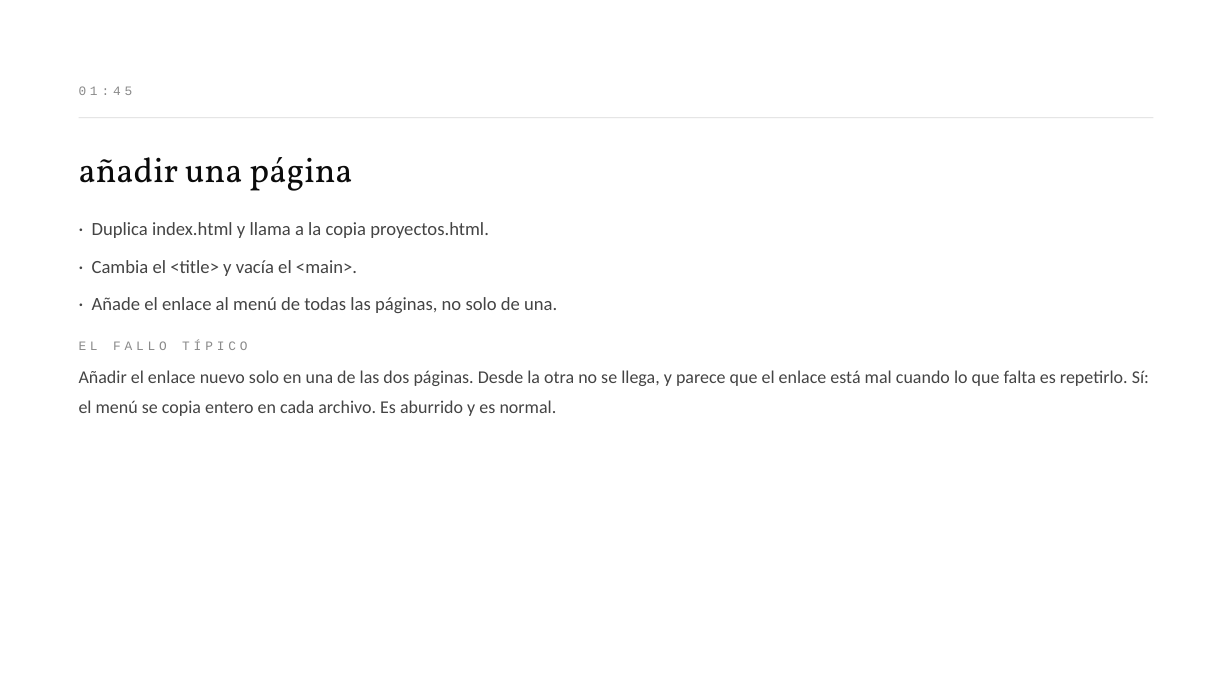
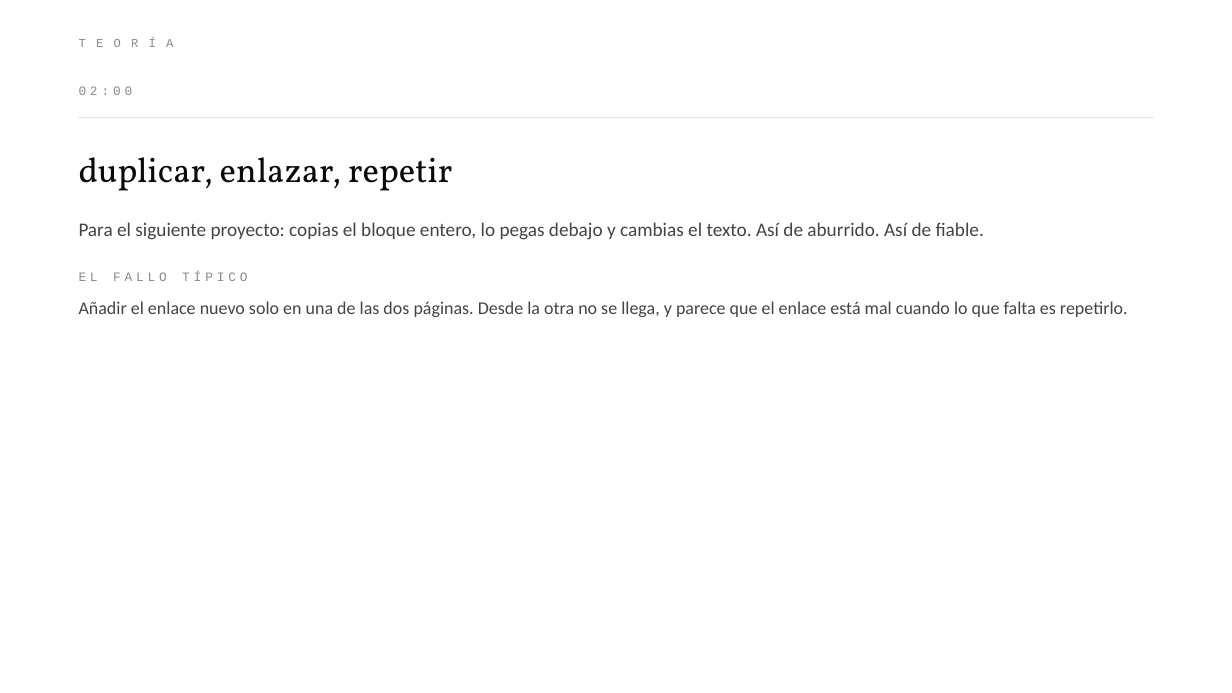
Before and after one commit to meowrhino/tallerEscocesa, a slide deck: slide 31 of presentaciones/Sesion-1-HTML.pptx (slide 30 before the commit). Drawn at 1232x693 pixels with LibreOffice and Linux fonts; fonts in the diff are those of the drawing. Boxes give left, top, right and bottom in pixels: in the first picture for what was removed or moved away, otherwise in the second. Text is boxed around its words. In the diff, an @@ line names an element or a change of style, - is before the commit and + after.

```diff
--- a/presentaciones/Sesion-1-HTML.pptx
+++ b/presentaciones/Sesion-1-HTML.pptx
@@ text added at (79,31,1153,54), 9.5 pt, text #8A8A8A @@
+TEORÍA
@@ text at (79,86,133,95): text changed @@
-01:45
+02:00
@@ text at (79,157,452,191): text changed @@
-añadir una página
+duplicar, enlazar, repetir
@@ text at (79,222,984,240): text changed; size 14.5 to 15 pt @@
-· Duplica index.html y llama a la copia proyectos.html.
-· Cambia el <title> y vacía el <main>.
-· Añade el enlace al menú de todas las páginas, no solo de una.
+Para el siguiente proyecto: copias el bloque entero, lo pegas debajo y cambias el texto. Así de aburrido. Así de fiable.
@@ text at (79,301,1128,317): text changed @@
-Añadir el enlace nuevo solo en una de las dos páginas. Desde la otra no se llega, y parece que el enlace está mal cuando lo que falta es repetirlo. Sí: el menú se copia entero en cada archivo. Es aburrido y es normal.
+Añadir el enlace nuevo solo en una de las dos páginas. Desde la otra no se llega, y parece que el enlace está mal cuando lo que falta es repetirlo.
```
Also in this commit, not shown: 34 other slides changed, 8 slides added, 7 slides removed, 10 other files.
